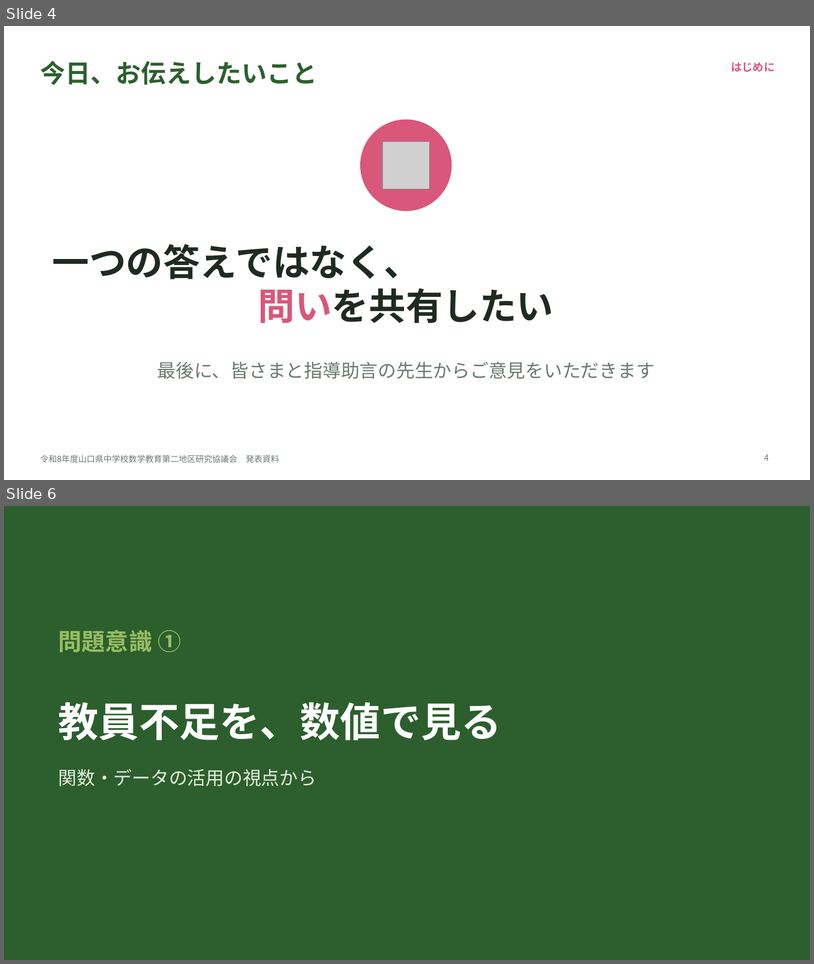
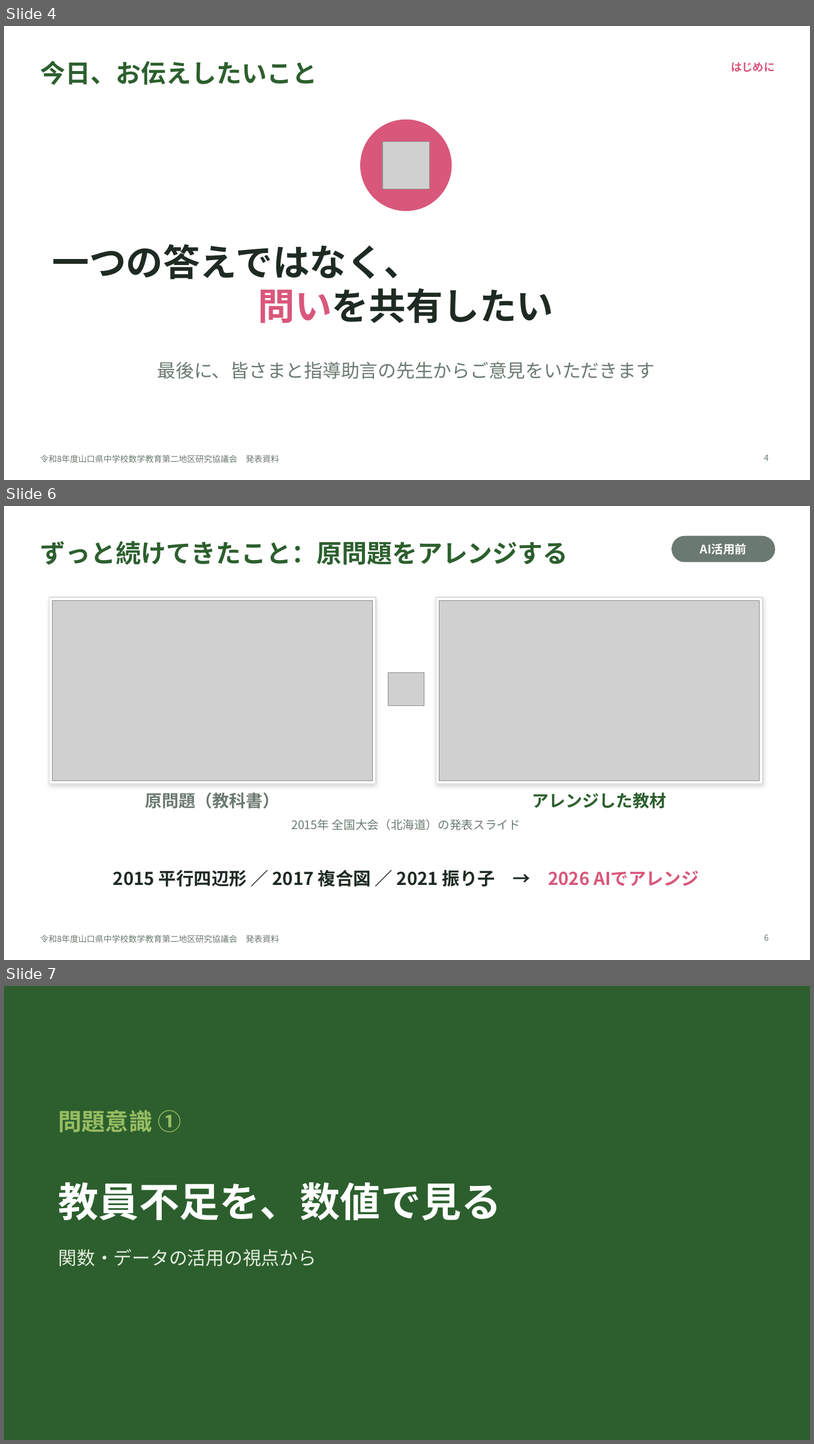
Before and after one commit to margiela14th-sudo/my-ai-project, a slide deck: 07_完成資料/県大会発表_生成AI授業再構築.pptx. Shown one above the other, each under a label of ours: slides 4 and 6 before the commit, slides 4, 6 and 7 after it; the slides between them are not shown. The pictures are 814x964 and 814x1444 pixels, drawn with LibreOffice and Linux fonts; fonts in the diff are those of the drawing; grey boxes stand for pictures. Boxes give left, top, right and bottom in pixels: in the first picture for what was removed or moved away, otherwise in the second. Text is boxed around its words. In the diff, an @@ line names an element or a change of style, - is before the commit and + after.

```diff
--- a/07_完成資料/県大会発表_生成AI授業再構築.pptx
+++ b/07_完成資料/県大会発表_生成AI授業再構築.pptx
@@ slide 6 added at <box>4,506,810,960</box>, background #FFFFFF; not listed: 1 template element that a slide beside it also shows @@
@@ title added at <box>40,541,568,565</box>, 30 pt, text #2C5F2D, bold @@
+ずっと続けてきたこと：原問題をアレンジする
@@ rounded rectangle added at <box>672,536,776,562</box>, fill #6B7A70, outline #6B7A70 1 pt @@
@@ text added at <box>732,540,776,554</box>, 13 pt, text #D9577A, bold @@
+はじめに
@@ text added at <box>700,543,747,555</box>, 14 pt, text #FFFFFF, bold @@
+AI活用前
@@ rectangle added at <box>50,597,376,784</box>, fill #FFFFFF, outline #D5DED6 1 pt @@
@@ picture added at <box>53,600,373,781</box> @@
@@ rectangle added at <box>437,597,763,784</box>, fill #FFFFFF, outline #D5DED6 1 pt @@
@@ picture added at <box>440,600,760,781</box> @@
@@ picture added at <box>388,672,425,706</box> @@
@@ text added at <box>145,792,279,808</box>, 20 pt, text #6B7A70, bold @@
+原問題（教科書）
@@ text added at <box>533,792,667,808</box>, 20 pt, text #2C5F2D, bold @@
+アレンジした教材
@@ text added at <box>291,819,521,830</box>, 14 pt, text #6B7A70 @@
+2015年 全国大会（北海道）の発表スライド
@@ text added at <box>113,870,699,886</box>, 21 pt, text #1E2A22, bold @@
+2015 平行四辺形 ／ 2017 複合図 ／ 2021 振り子 → 2026 AIでアレンジ
@@ page number added at <box>764,934,769,940</box>, 10 pt, text #6B7A70 @@
+6
@@ what was slide 6 is now slide 7 @@
```
Also in this commit, not shown: 4 slides changed, 10 other files.
